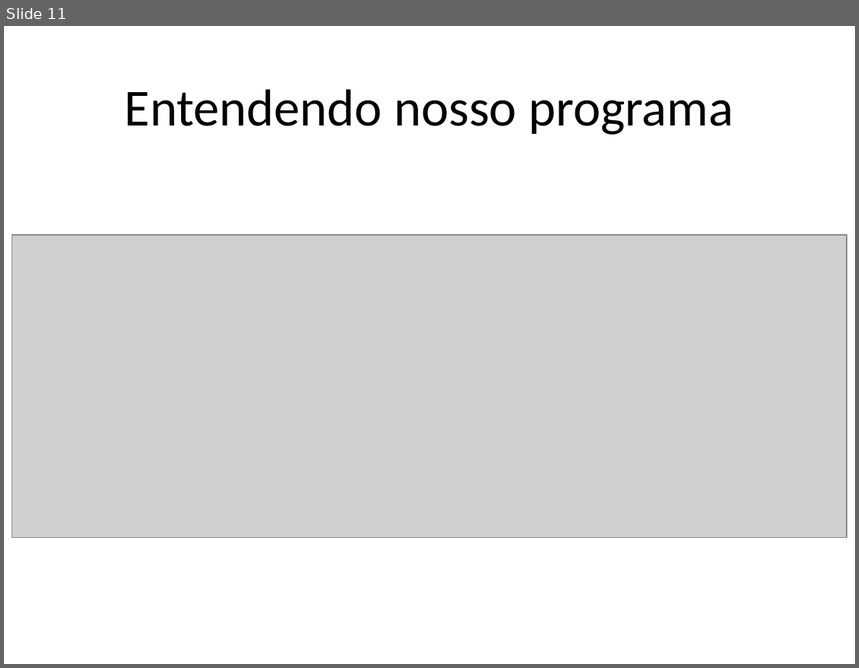
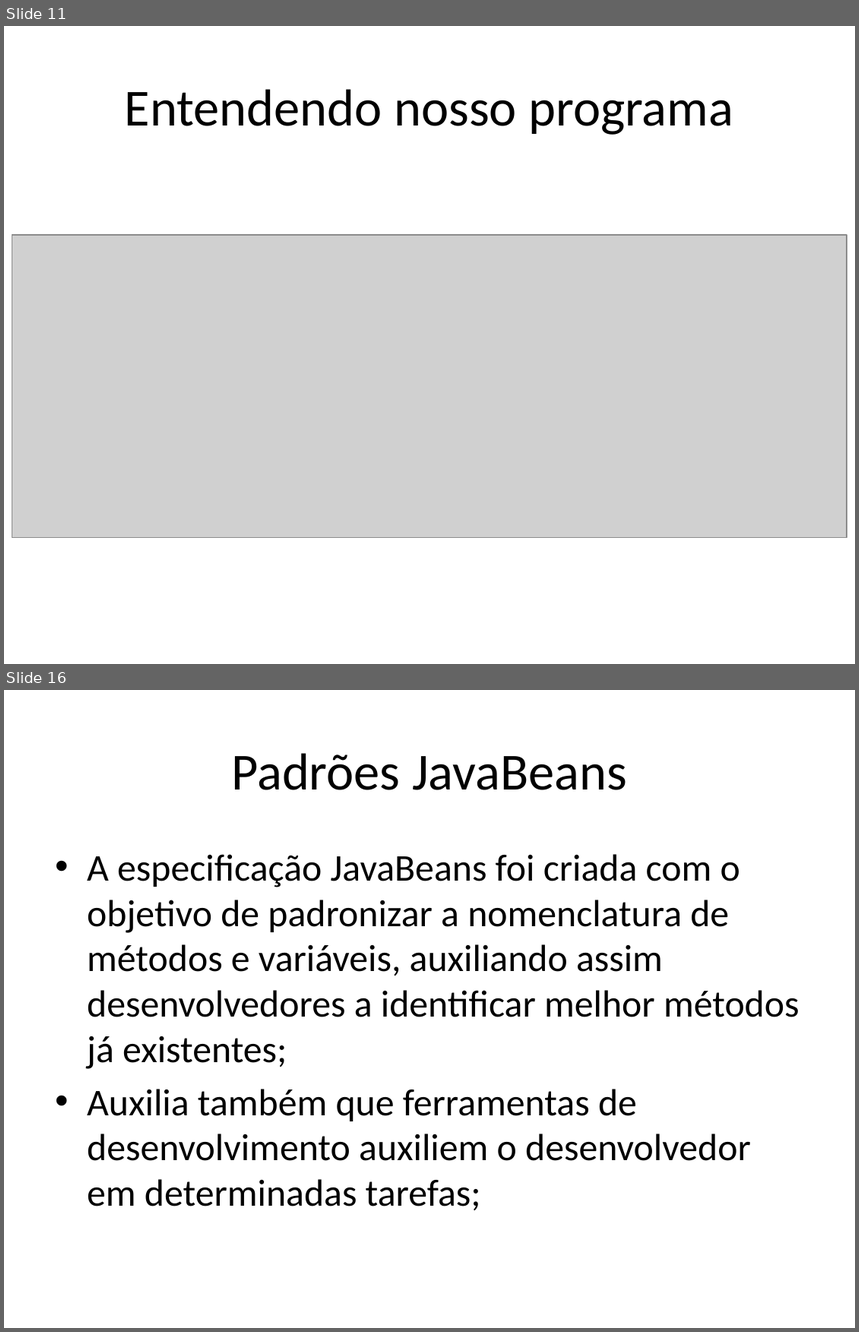
Before and after one commit to renanlessa/CursoJava, a slide deck: Documentos/Curso Java.pptx. Shown one above the other, each under a label of ours: slide 11 before the commit, slides 11 and 16 after it; the slides between them are not shown. The pictures are 859x668 and 859x1332 pixels, drawn with LibreOffice and Linux fonts; fonts in the diff are those of the drawing; grey boxes stand for pictures. Boxes give left, top, right and bottom in pixels: in the first picture for what was removed or moved away, otherwise in the second. Text is boxed around its words. In the diff, an @@ line names an element or a change of style, - is before the commit and + after.

```diff
--- a/Documentos/Curso Java.pptx
+++ b/Documentos/Curso Java.pptx
@@ slide 16 added at box(4, 690, 855, 1328), background #FFFFFF @@
@@ title added at box(231, 753, 627, 790), 44 pt, text #000000 @@
+Padrões JavaBeans
@@ text added at box(87, 854, 800, 1211), 32 pt, text #000000 @@
+• A especificação JavaBeans foi criada com o objetivo de padronizar a nomenclatura de métodos e variáveis, auxiliando assim desenvolvedores a identificar melhor métodos já existentes;
+• Auxilia também que ferramentas de desenvolvimento auxiliem o desenvolvedor em determinadas tarefas;
```
Also in this commit, not shown: 14 other slides added, 14 other files.
